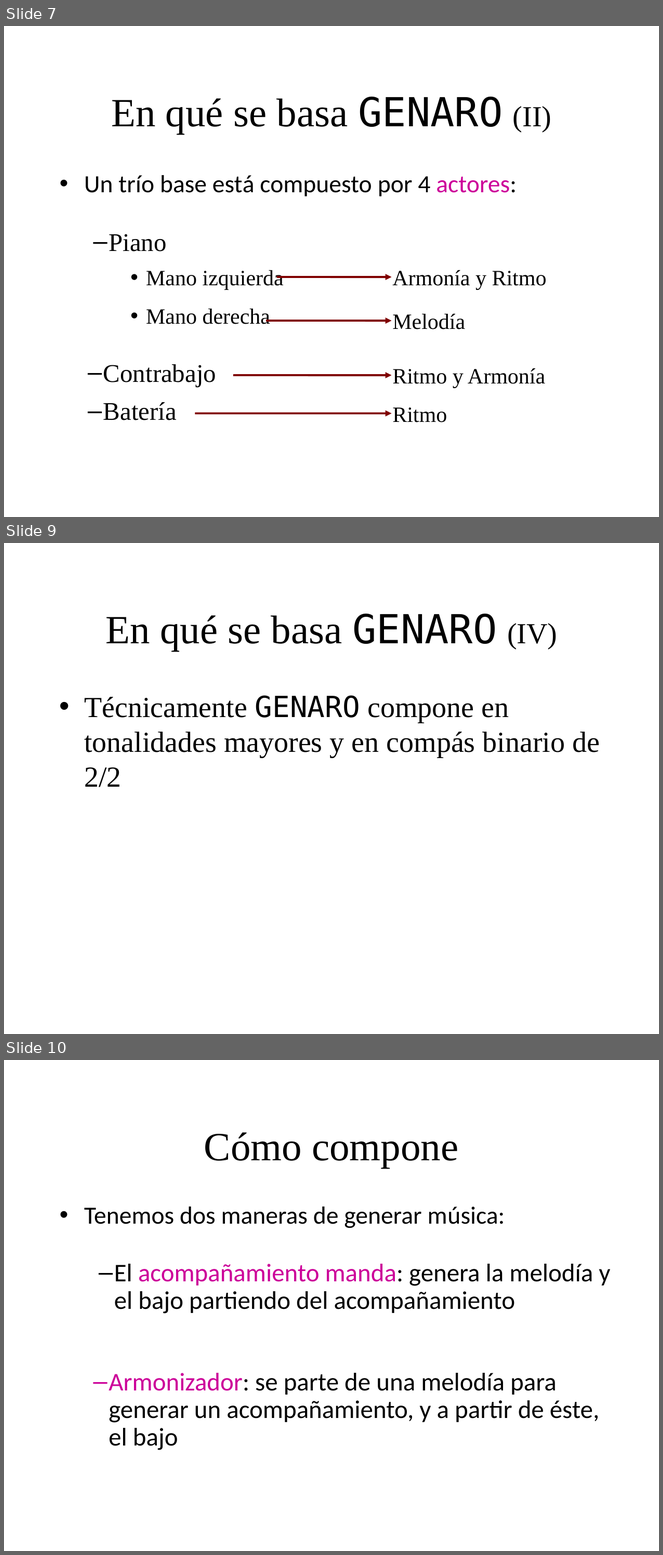
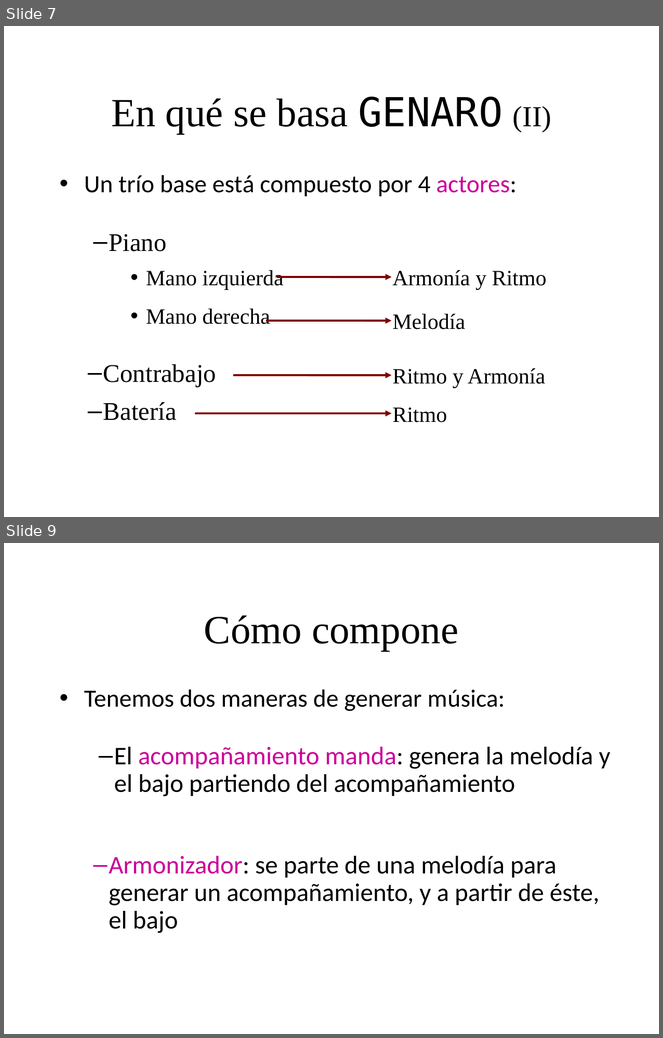
Before and after one commit to BackupTheBerlios/genaro, a slide deck: Documentos/MemoriaSSII/presentacion_proyecto2.ppt. Shown one above the other, each under a label of ours: slides 7, 9 and 10 before the commit, slides 7 and 9 after it; the slides between them are not shown. The pictures are 663x1555 and 663x1038 pixels, drawn with LibreOffice and Linux fonts; fonts in the diff are those of the drawing; background and template pictures are left out. Boxes give left, top, right and bottom in pixels: in the first picture for what was removed or moved away, otherwise in the second. Text is boxed around its words. In the diff, an @@ line names an element or a change of style, - is before the commit and + after.

```diff
--- a/Documentos/MemoriaSSII/presentacion_proyecto2.ppt
+++ b/Documentos/MemoriaSSII/presentacion_proyecto2.ppt
@@ slide 9 removed at <box>4,543,659,1034</box>, background picture (left out) @@
@@ title removed at <box>105,614,557,651</box> @@
-En qué se basa GENARO (IV)
@@ text removed at <box>84,695,600,787</box> @@
-• Técnicamente GENARO compone en tonalidades mayores y en compás binario de 2/2
@@ what was slide 10 is now slide 9 @@
```
Also in this commit, not shown: 17 slides changed.
